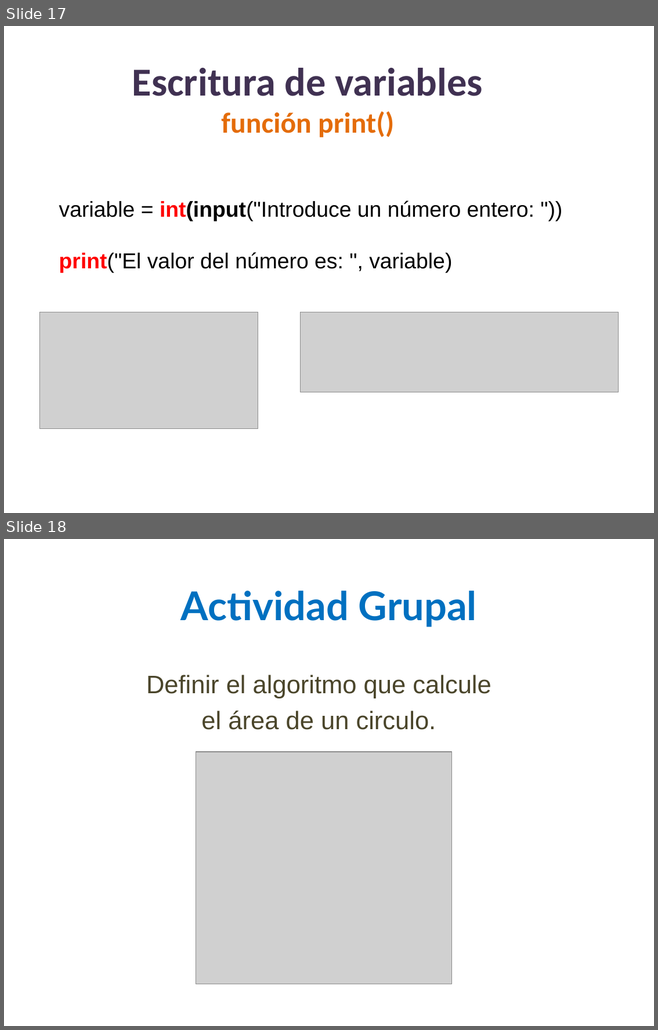
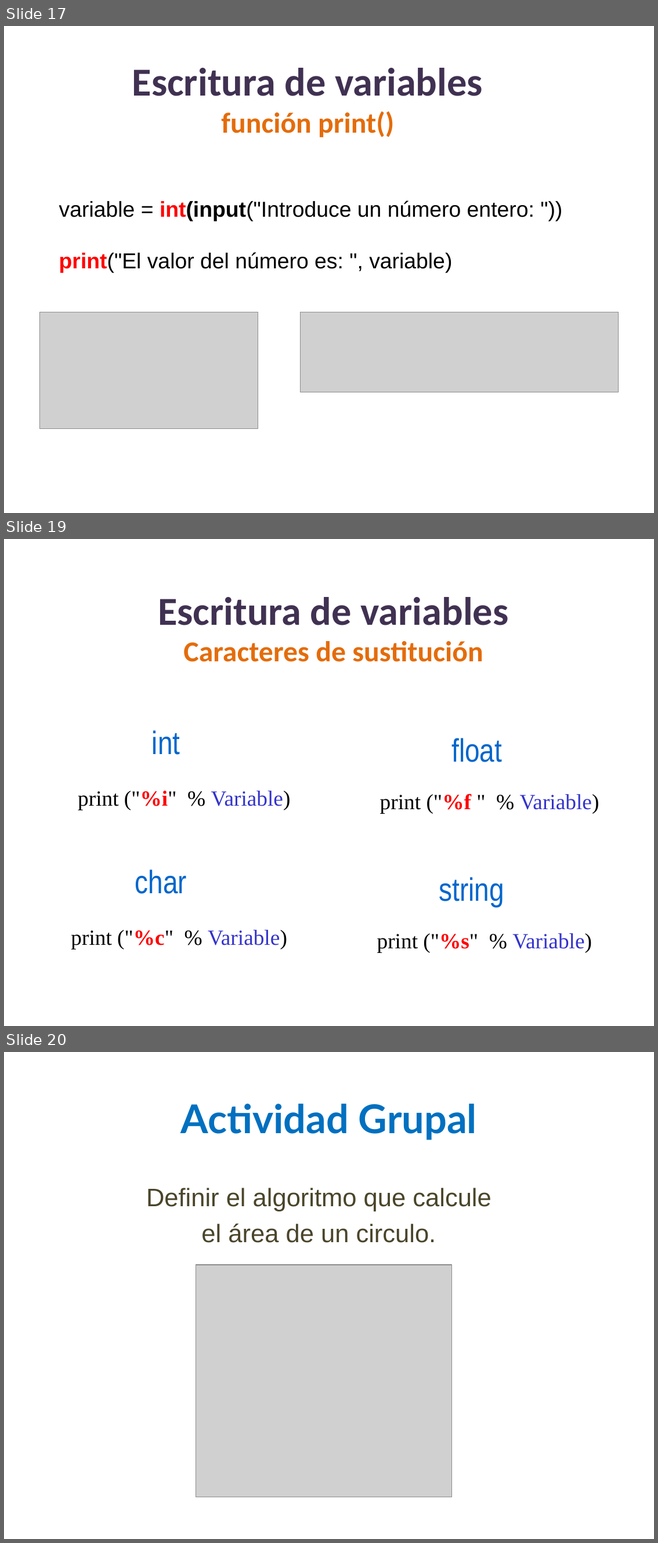
Before and after one commit to lizetheP/Tecnologias, a slide deck: Calendario/Presentaciones/3_Componentes.pptx. Shown one above the other, each under a label of ours: slides 17 and 18 before the commit, slides 17, 19 and 20 after it; the slides between them are not shown. The pictures are 658x1030 and 658x1543 pixels, drawn with LibreOffice and Linux fonts; fonts in the diff are those of the drawing; grey boxes stand for pictures. Boxes give left, top, right and bottom in pixels: in the first picture for what was removed or moved away, otherwise in the second. Text is boxed around its words. In the diff, an @@ line names an element or a change of style, - is before the commit and + after.

```diff
--- a/Calendario/Presentaciones/3_Componentes.pptx
+++ b/Calendario/Presentaciones/3_Componentes.pptx
@@ slide 19 added at (4, 539, 654, 1026), background #FFFFFF @@
@@ text added at (158, 597, 508, 662), 32 pt, text #E46C0A, bold @@
+Escritura de variables
+Caracteres de sustitución
@@ text added at (152, 730, 180, 755), 36 pt, text #0066CC @@
+int
@@ text added at (451, 738, 502, 762), 36 pt, text #0066CC @@
+float
@@ text added at (78, 791, 291, 810), 24 pt, text #000000 @@
+print ("%i" % Variable)
@@ text added at (380, 794, 599, 813), 24 pt, text #000000 @@
+print ("%f " % Variable)
@@ text added at (135, 870, 187, 894), 36 pt, text #0066CC @@
+char
@@ text added at (439, 877, 504, 907), 36 pt, text #0066CC @@
+string
@@ text added at (71, 930, 287, 950), 24 pt, text #000000 @@
+print ("%c" % Variable)
@@ text added at (377, 933, 592, 953), 24 pt, text #000000 @@
+print ("%s" % Variable)
@@ what was slide 18 is now slide 20 @@
```
Also in this commit, not shown: 1 other slide added, 5 other files.
